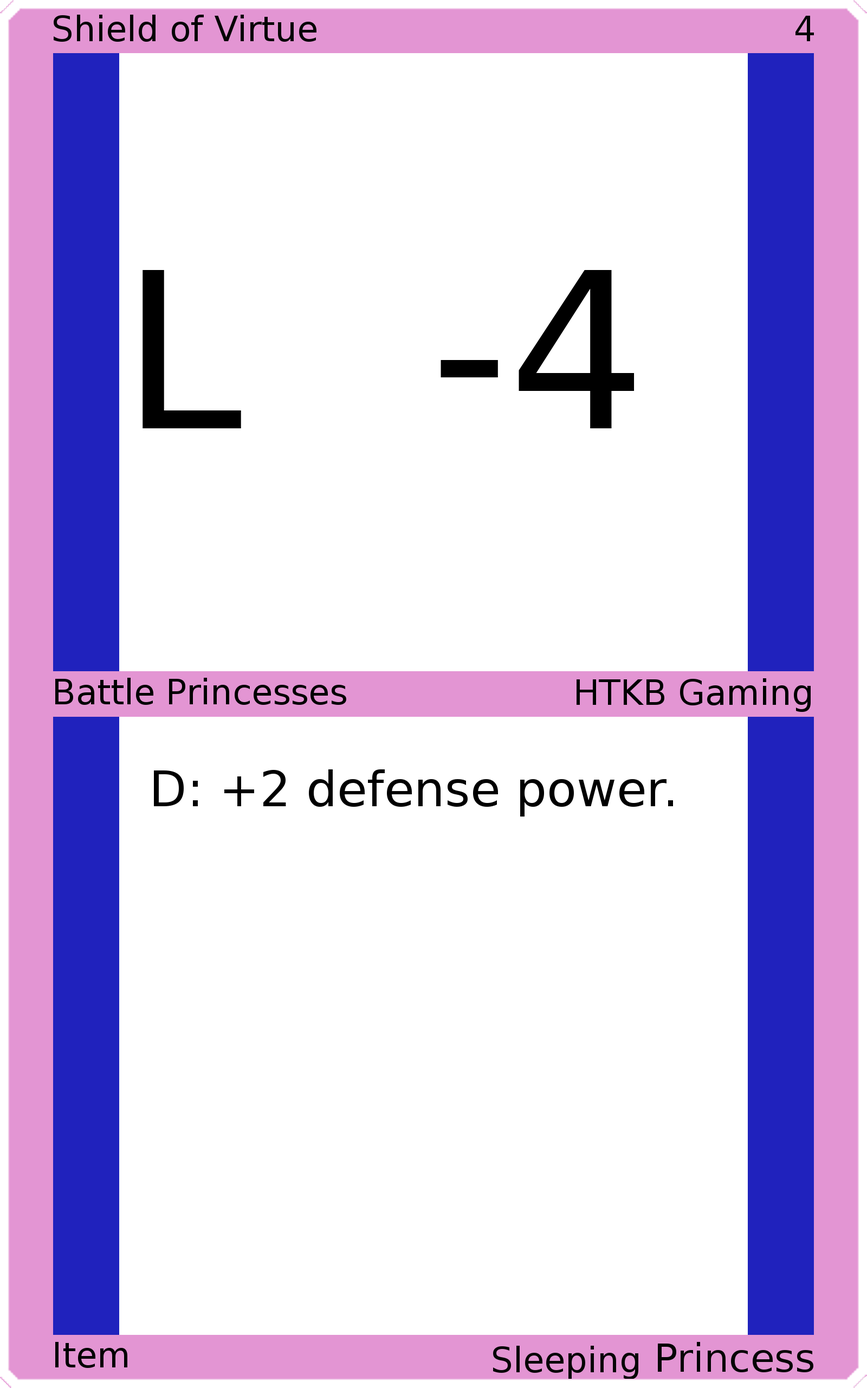
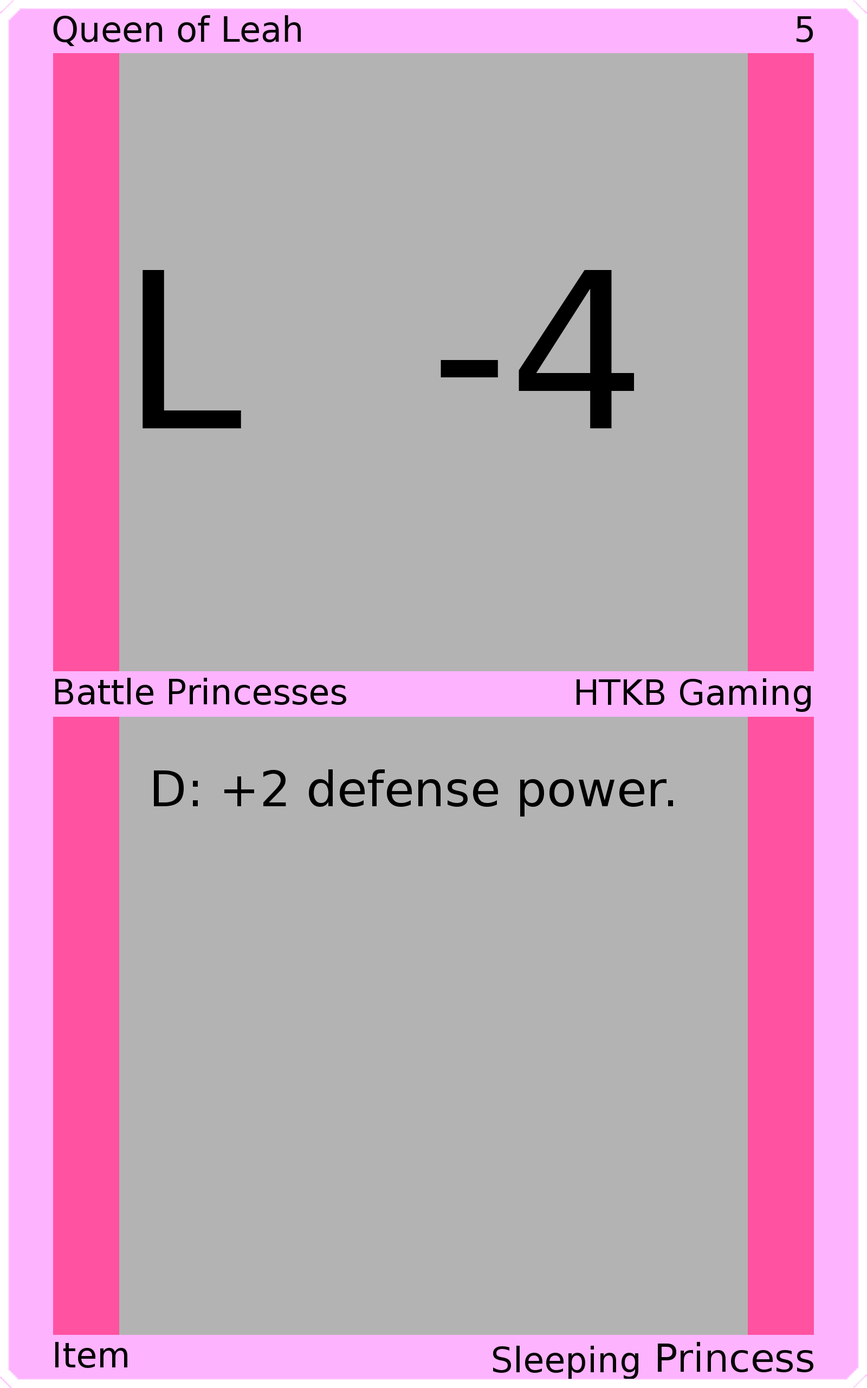
Comparing the layer stacks of the two 867px x 1388px images. Changes:
painted on "Upper Left" over [left=53, top=14, right=317, bottom=47]
painted on "Upper Right" over [left=795, top=15, right=815, bottom=43]
painted on "Border" over [left=0, top=0, right=867, bottom=1388]
painted on "Top Background" over [left=119, top=52, right=748, bottom=673]
painted on "Bottom Background" over [left=119, top=715, right=748, bottom=1336]
painted on "Background" over [left=35, top=35, right=832, bottom=1352]
